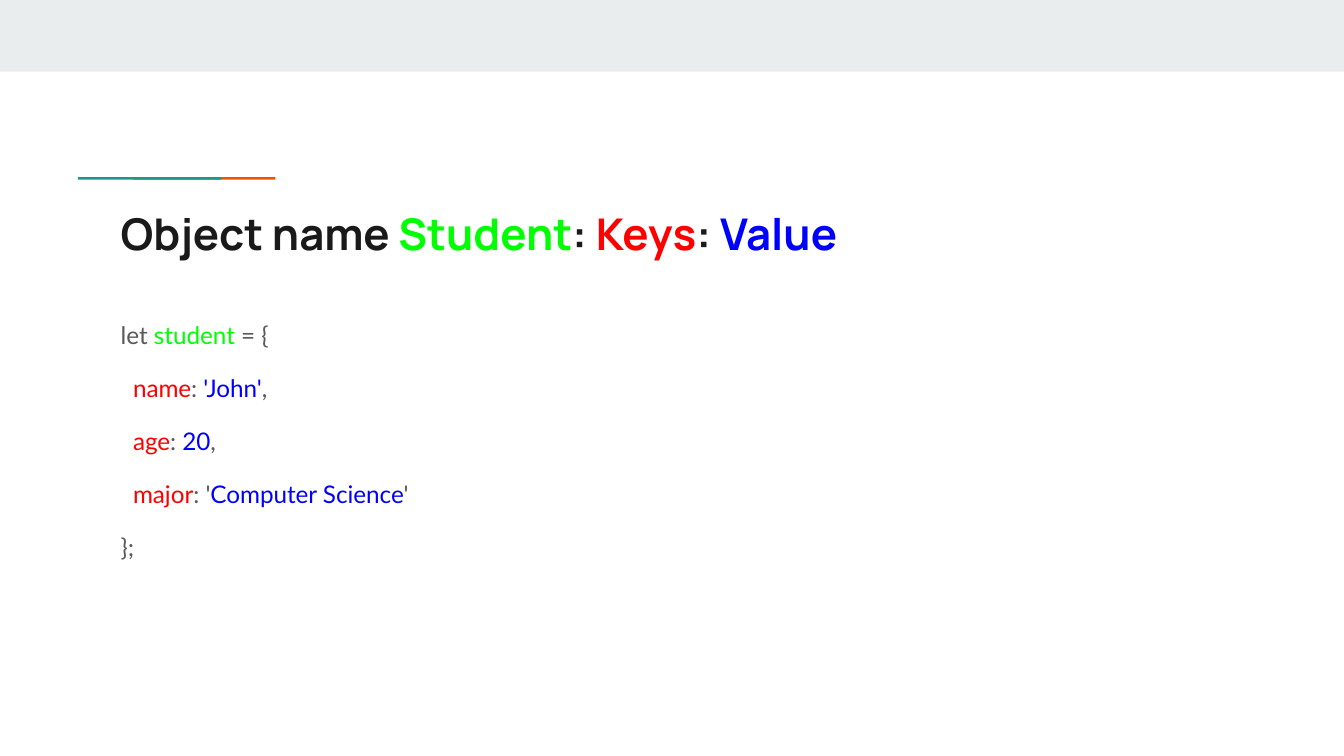
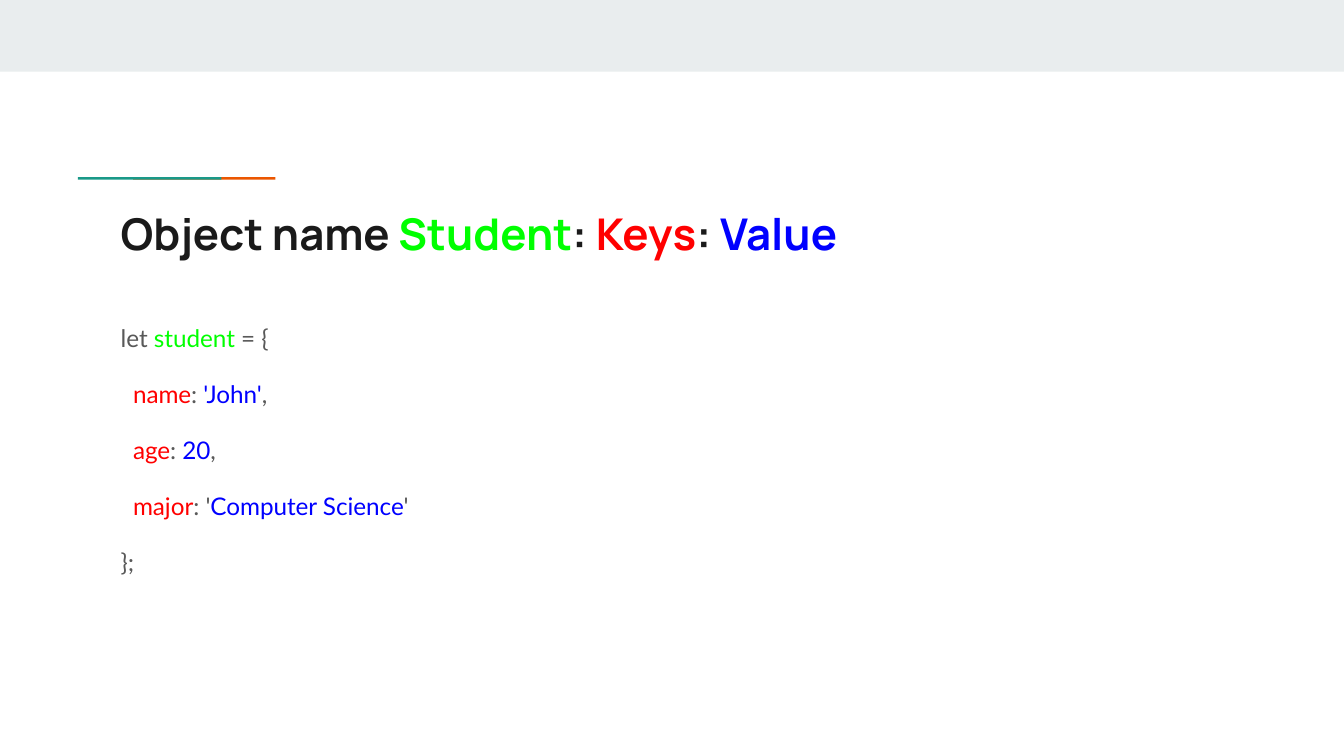
Before and after one commit to nsolaf1/bgu_web, a slide deck: slide 6 of Lesson_ 6 Data Structures_ Objects and Arrays (1).pptx. Drawn at 1344x756 pixels with LibreOffice and Linux fonts; fonts in the diff are those of the drawing. Boxes give left, top, right and bottom in pixels: in the first picture for what was removed or moved away, otherwise in the second. Text is boxed around its words. In the diff, an @@ line names an element or a change of style, - is before the commit and + after.

```diff
--- a/Lesson_ 6 Data Structures_ Objects and Arrays (1).pptx
+++ b/Lesson_ 6 Data Structures_ Objects and Arrays (1).pptx
@@ text "let student = {" at (121, 329, 409, 520): line spacing 1.05 to 1.15 @@
```
Also in this commit, not shown: 2 other slides changed, 1 slide added, 4 other files.
